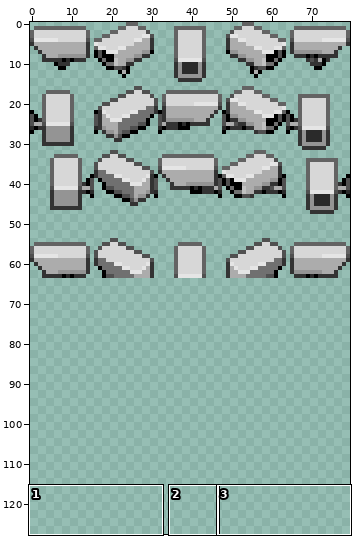
Two states of a sprite sheet, Assets/Art/Props/Cam Sprite Sheet.png. Above, an overview of the earlier version with the close-up marked.
Close-up. As it was:
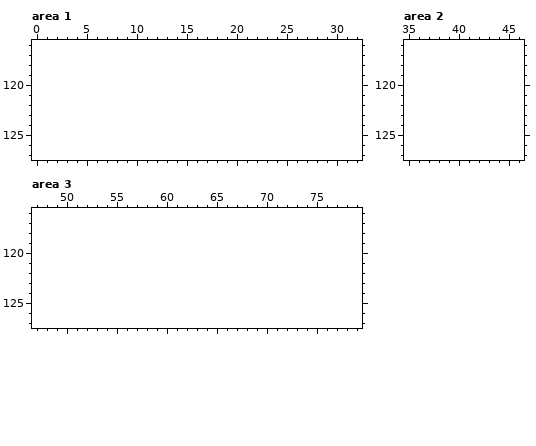
The file is 80x64 pixels. Colours within 5 levels of each other are drawn and written as one. Shown: area 1: x 0..32, y 116..127; area 2: x 35..46, y 116..127; area 3: x 47..79, y 116..127. The old version is drawn lined up with the new one, on the new canvas. The commit also changed other parts of the picture, which this record leaves out.
And afterwards:
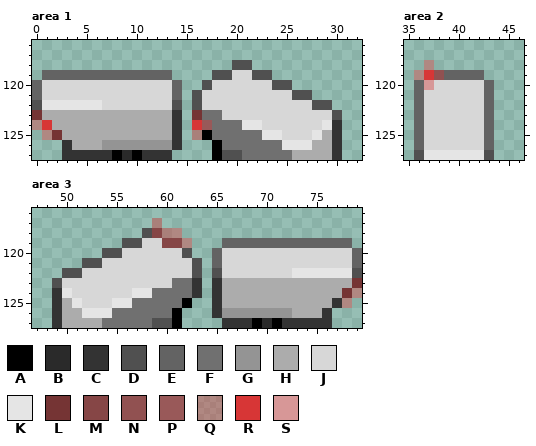
Palette (. is transparent): A #000000  B #2a2a2a  C #333333  D #505050  E #636363  F #707070  G #949494  H #acacac  J #d7d7d7  K #e5e5e5  L #753434  M #864646  N #915151  P #995959  Q #d7363666  R #d73636  S #d79797
The exact change:
{"change": "canvas 80x64 -> 80x128"}
{"where": "area 1"}
{"y":118,"x":20,"old":"..","new":"DD"}
{"y":119,"x":1,"old":".............","new":"EEEEEEEEEEEEE"}
{"y":119,"x":18,"old":"......","new":"DDJJDD"}
{"y":120,"x":0,"old":"...............","new":"EJJJJJJJJJJJJJE"}
{"y":120,"x":17,"old":".........","new":"DJJJJJJDD"}
{"y":121,"x":0,"old":"...............","new":"EJJJJJJJJJJJJJE"}
{"y":121,"x":16,"old":"............","new":"DJJJJJJJJJDD"}
{"y":122,"x":0,"old":"...............","new":"DKKKKKKJJJJJJJD"}
{"y":122,"x":16,"old":"..............","new":"DJJJJJJJJJJJDD"}
{"y":123,"x":0,"old":"...............","new":"LHHHHHHHHHHHHHC"}
{"y":123,"x":16,"old":"...............","new":"LFFJJJJJJJJJJJD"}
{"y":124,"x":0,"old":"...............","new":"QRHHHHHHHHHHHHC"}
{"y":124,"x":16,"old":"...............","new":"RPFFFKKJJJJJJKC"}
{"y":125,"x":1,"old":"..............","new":"QLHHHHHHHHHHHC"}
{"y":125,"x":16,"old":"...............","new":"QAFFFFFKKJJJKHC"}
{"y":126,"x":3,"old":"............","new":"CHHHGGGGGGGC"}
{"y":126,"x":18,"old":".............","new":"AFFFFFFKKKHHC"}
{"y":127,"x":3,"old":"...........","new":"CCCCCABACCC"}
{"y":127,"x":18,"old":".............","new":"ADDFFFFFHHHHC"}
{"where": "area 2"}
{"y":118,"x":37,"old":".","new":"Q"}
{"y":119,"x":36,"old":".......","new":"QRNEEEE"}
{"y":120,"x":36,"old":"........","new":"ESJJJJJE"}
{"y":121,"x":36,"old":"........","new":"EJJJJJJE"}
{"y":122,"x":36,"old":"........","new":"EJJJJJJE"}
{"y":123,"x":36,"old":"........","new":"EJJJJJJE"}
{"y":124,"x":36,"old":"........","new":"EJJJJJJE"}
{"y":125,"x":36,"old":"........","new":"EJJJJJJE"}
{"y":126,"x":36,"old":"........","new":"EJJJJJJE"}
{"y":127,"x":36,"old":"........","new":"DKKKKKKD"}
{"where": "area 3"}
{"y":117,"x":59,"old":".","new":"Q"}
{"y":118,"x":58,"old":"....","new":"DMQQ"}
{"y":119,"x":56,"old":".......","new":"DDJJMMQ"}
{"y":119,"x":66,"old":".............","new":"EEEEEEEEEEEEE"}
{"y":120,"x":54,"old":".........","new":"DDJJJJJJD"}
{"y":120,"x":65,"old":"...............","new":"EJJJJJJJJJJJJJE"}
{"y":121,"x":52,"old":"............","new":"DDJJJJJJJJJD"}
{"y":121,"x":65,"old":"...............","new":"EJJJJJJJJJJJJJE"}
{"y":122,"x":50,"old":"..............","new":"DDJJJJJJJJJJJD"}
{"y":122,"x":65,"old":"...............","new":"DJJJJJJJKKKKKKD"}
{"y":123,"x":49,"old":"...............","new":"DJJJJJJJJJJJFFC"}
{"y":123,"x":65,"old":"...............","new":"CHHHHHHHHHHHHHL"}
{"y":124,"x":49,"old":"...............","new":"CKJJJJJJKKFFFFC"}
{"y":124,"x":65,"old":"...............","new":"CHHHHHHHHHHHHLQ"}
{"y":125,"x":49,"old":"..............","new":"CHKJJJKKFFFFFA"}
{"y":125,"x":65,"old":"..............","new":"CHHHHHHHHHHHCQ"}
{"y":126,"x":49,"old":".............","new":"CHHKKKFFFFFFA"}
{"y":126,"x":65,"old":"............","new":"CGGGGGGGHHHC"}
{"y":127,"x":49,"old":".............","new":"CHHHHFFFFFDDA"}
{"y":127,"x":66,"old":"...........","new":"CCCABACCCCC"}
{"label":"added","picture_box":[32,60,342,160]}
{"label":"added","picture_box":[414,60,494,160]}
{"label":"added","picture_box":[52,218,362,328]}
